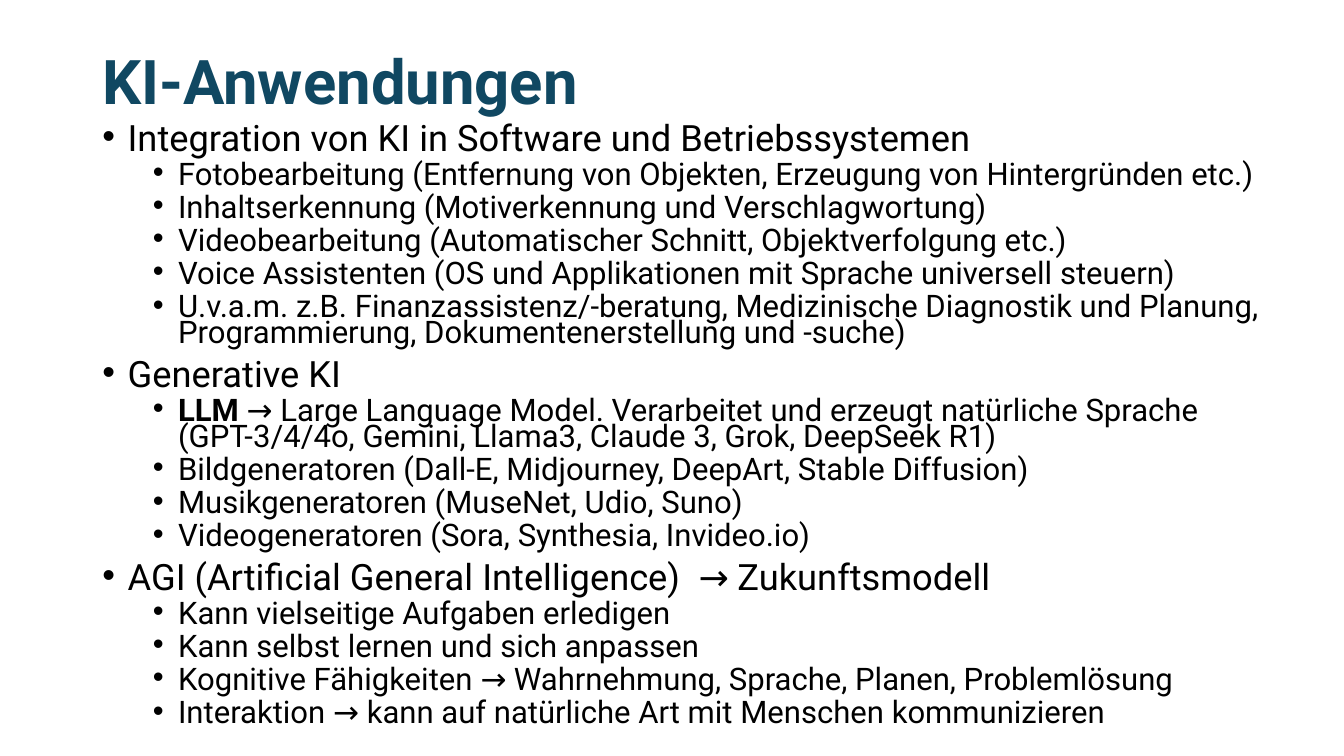
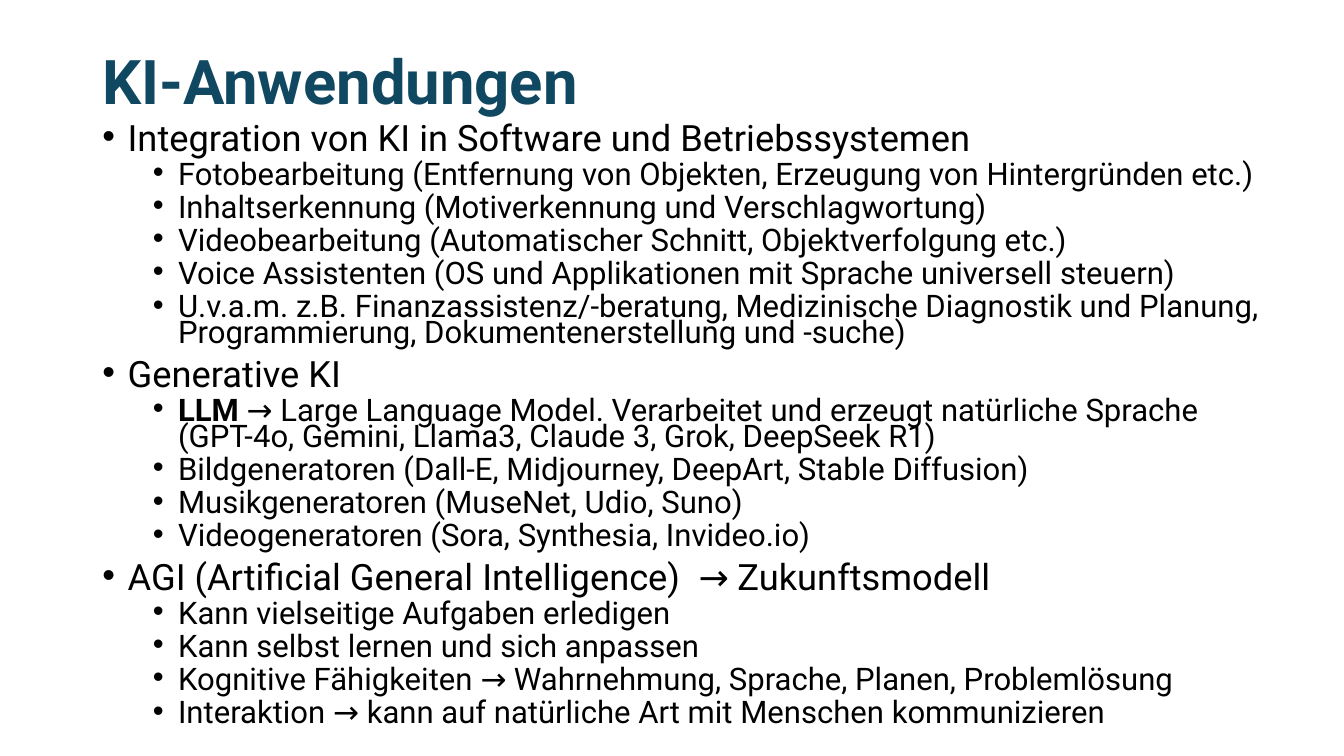
Before and after one commit to MickyRoth/Presentations, a slide deck: slide 3 of KI Grundlagen.pptx. Drawn at 1344x756 pixels with LibreOffice and Linux fonts; fonts in the diff are those of the drawing. Boxes give left, top, right and bottom in pixels: in the first picture for what was removed or moved away, otherwise in the second. Text is boxed around its words. In the diff, an @@ line names an element or a change of style, - is before the commit and + after.

```diff
--- a/KI Grundlagen.pptx
+++ b/KI Grundlagen.pptx
@@ text at box(178, 397, 1198, 454): text changed @@
-  • LLM → Large Language Model. Verarbeitet und erzeugt natürliche Sprache
-    (GPT-3/4/4o, Gemini, Llama3, Claude 3, Grok, DeepSeek R1)
+  • LLM → Large Language Model. Verarbeitet und erzeugt natürliche Sprache
+    (GPT-4o, Gemini, Llama3, Claude 3, Grok, DeepSeek R1)
```
Also in this commit, not shown: 1 other file.
